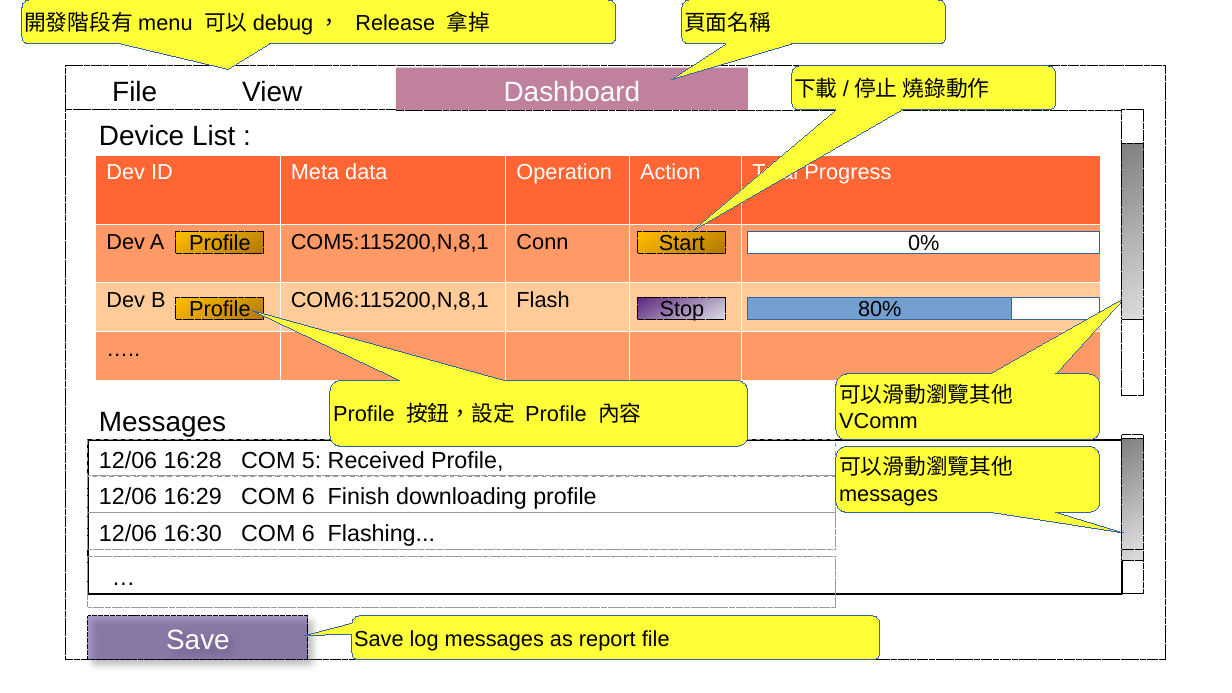
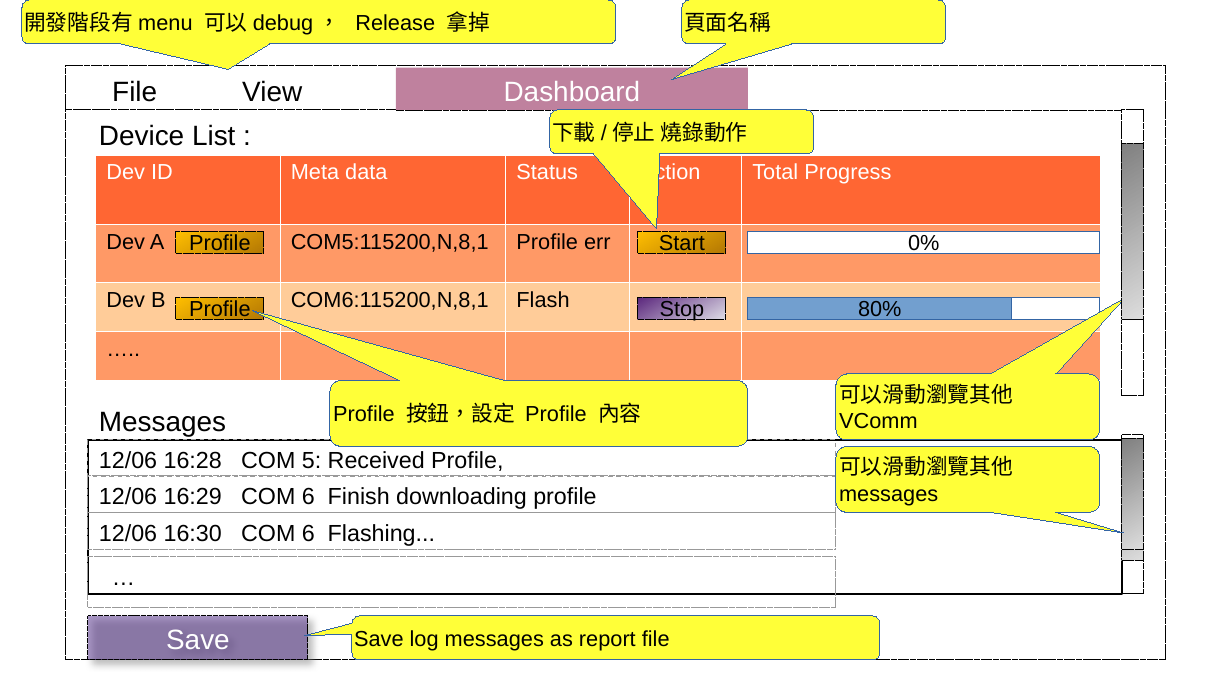
Before and after one commit to tomjpsun/obsidianVaults, a slide deck: slide 2 of DM9051A OTP 燒錄專案/Sketch.odp. Drawn at 1232x693 pixels with LibreOffice and Linux fonts; fonts in the diff are those of the drawing. Boxes give left, top, right and bottom in pixels: in the first picture for what was removed or moved away, otherwise in the second. Text is boxed around its words. In the diff, an @@ line names an element or a change of style, - is before the commit and + after.

```diff
--- a/DM9051A OTP 燒錄專案/Sketch.odp
+++ b/DM9051A OTP 燒錄專案/Sketch.odp
@@ rounded speech box "下載/停止 燒錄動作": place and size @@
-rounded speech box "下載/停止 燒錄動作" at (793, 66, 1056, 110)
+rounded speech box "下載/停止 燒錄動作" at (550, 110, 814, 153)
@@ rounded speech box "下載/停止 燒錄動作" at (550, 110, 814, 153): proportions changed @@
@@ table at (95, 154, 1101, 380) @@
-row 1, column 3: Operation
+row 1, column 3: Status
-row 2, column 3: Conn
+row 2, column 3: Profile err
```
Also in this commit, not shown: 1 other slide changed, 1 other file.
